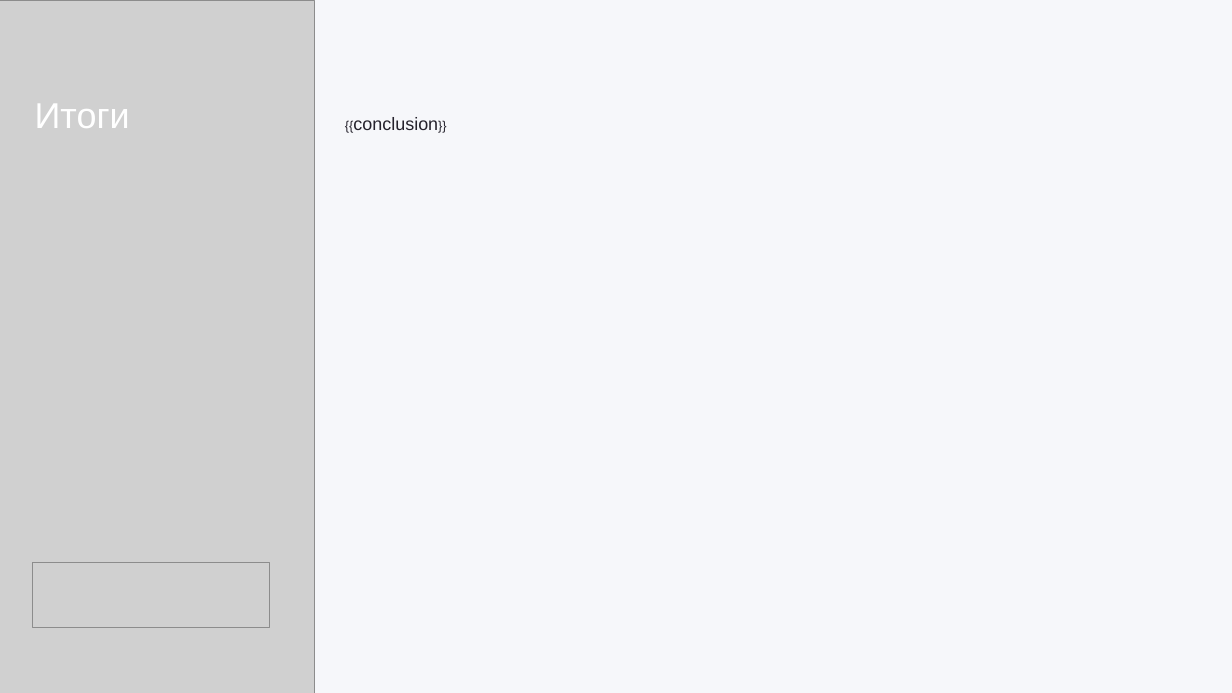
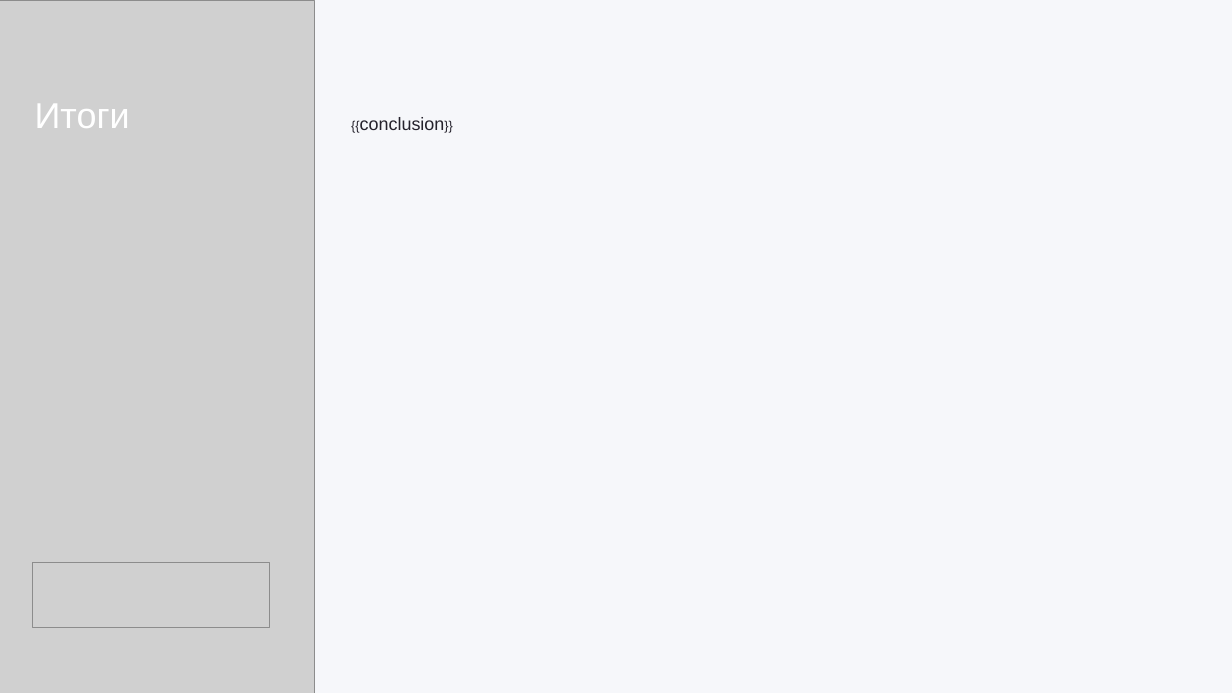
Before and after one commit to valerrkaaa/Hack_GoCodeHackMSK_2022, a slide deck: slide 7 of PowerPoint/pptx_template.pptx. Drawn at 1232x693 pixels with LibreOffice and Linux fonts; fonts in the diff are those of the drawing; grey boxes stand for pictures. Boxes give left, top, right and bottom in pixels: in the first picture for what was removed or moved away, otherwise in the second. Text is boxed around its words. In the diff, an @@ line names an element or a change of style, - is before the commit and + after.

```diff
--- a/PowerPoint/pptx_template.pptx
+++ b/PowerPoint/pptx_template.pptx
@@ text "{{conclusion}}": place and size @@
-text "{{conclusion}}" at [353,117,438,130]
+text "{{conclusion}}" at [360,117,445,133]
```
Also in this commit, not shown: 1 other slide changed, 2 other files.
